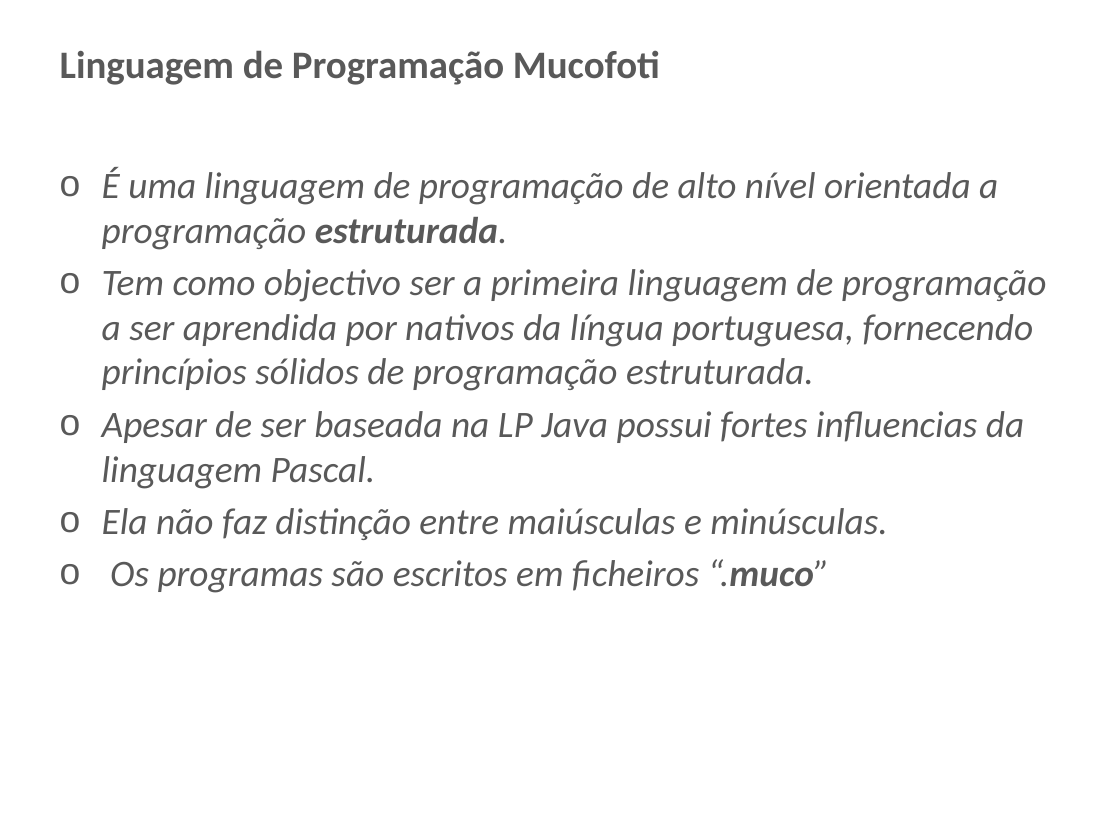
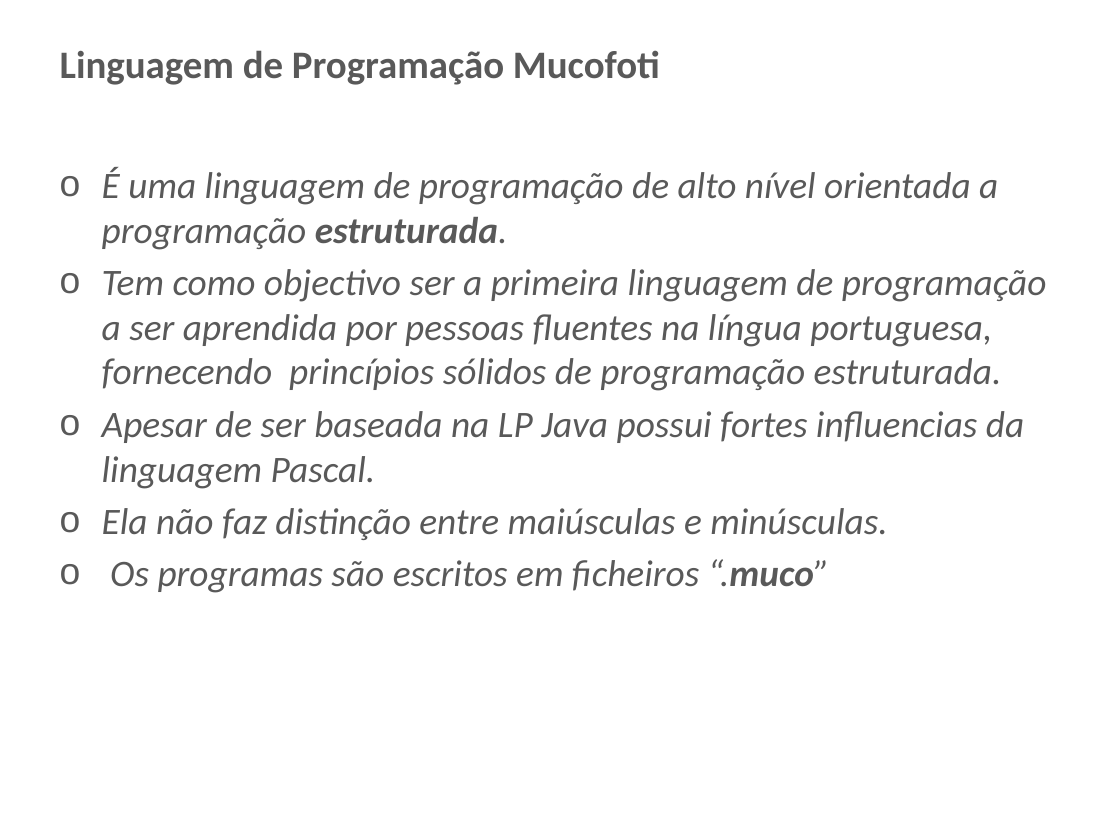
Before and after one commit to jossiasmupandza/CompiladorParser, a slide deck: slide 3 of docs/Analisador Lexico/Mucofoti_Apresentacao.pptx. Drawn at 1120x840 pixels with LibreOffice and Linux fonts; fonts in the diff are those of the drawing; background and template pictures are left out. Boxes give left, top, right and bottom in pixels: in the first picture for what was removed or moved away, otherwise in the second. Text is boxed around its words. In the diff, an @@ line names an element or a change of style, - is before the commit and + after.

Commit message:
AAA

```diff
--- a/docs/Analisador Lexico/Mucofoti_Apresentacao.pptx
+++ b/docs/Analisador Lexico/Mucofoti_Apresentacao.pptx
@@ text at <box>102,269,1047,391</box>: text changed @@
-o Tem como objectivo ser a primeira linguagem de programação a ser aprendida por nativos da língua portuguesa, fornecendo princípios sólidos de programação estruturada.
+o Tem como objectivo ser a primeira linguagem de programação a ser aprendida por pessoas fluentes na língua portuguesa, fornecendo princípios sólidos de programação estruturada.
```
Also in this commit, not shown: 2 other slides changed.
